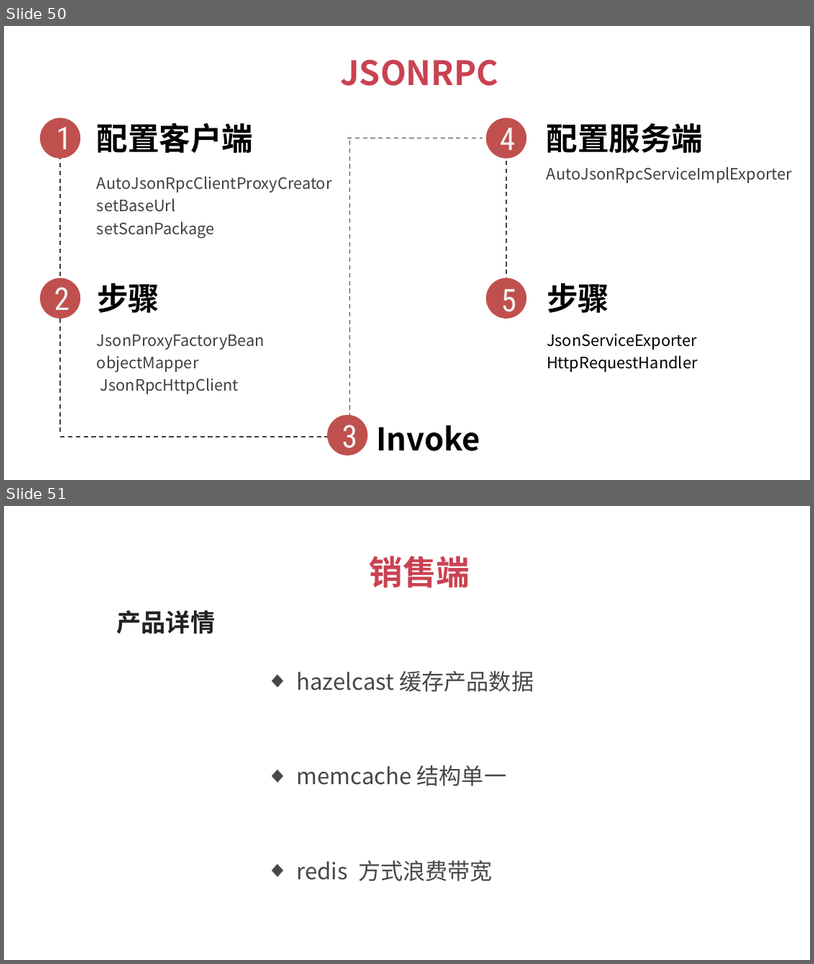
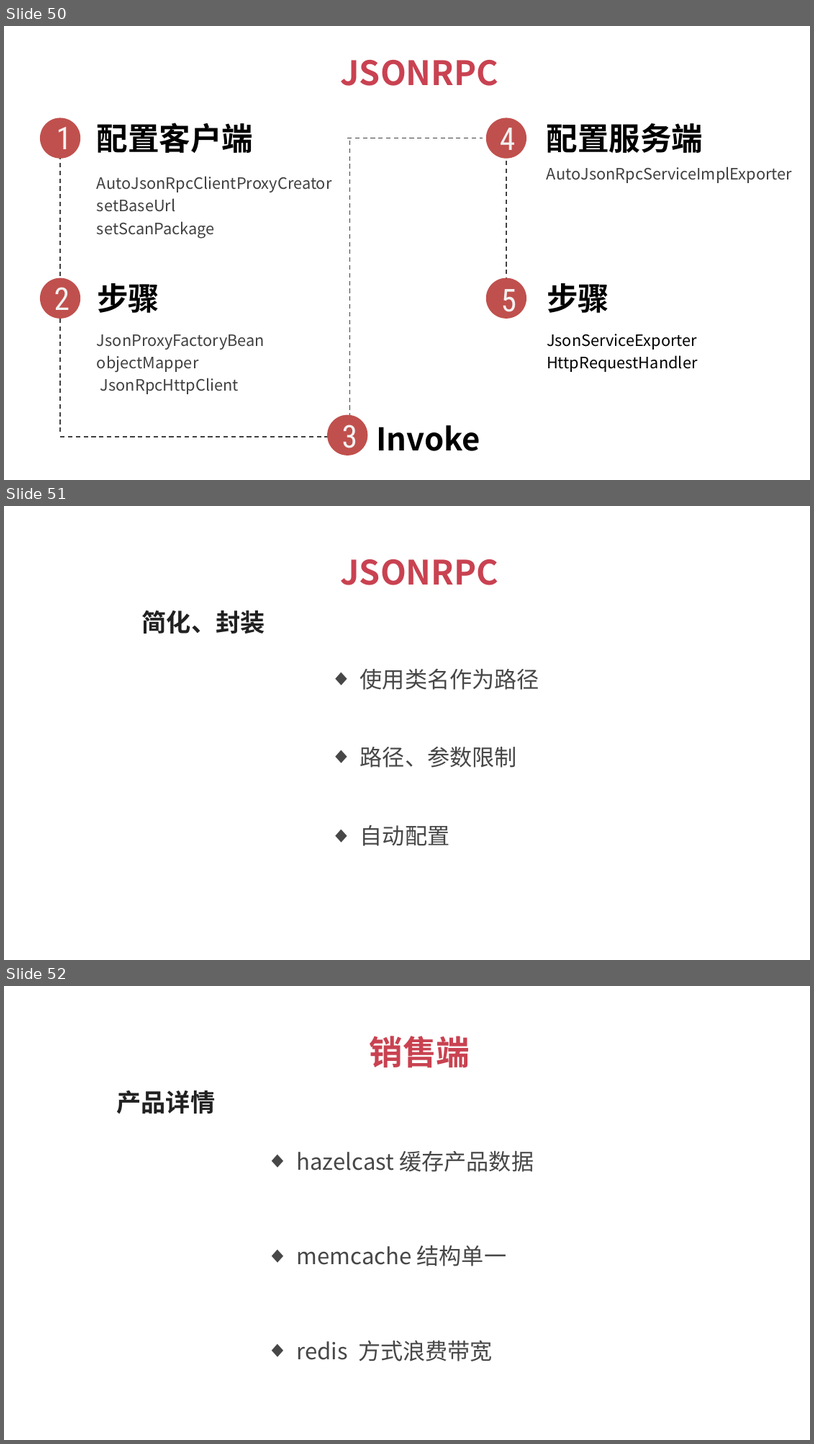
Before and after one commit to 1329555958/financial, a slide deck: 理财平台.pptx. Shown one above the other, each under a label of ours: slides 50 and 51 before the commit, slides 50, 51 and 52 after it. The pictures are 814x964 and 814x1444 pixels, drawn with LibreOffice and Linux fonts; fonts in the diff are those of the drawing. Boxes give left, top, right and bottom in pixels: in the first picture for what was removed or moved away, otherwise in the second. Text is boxed around its words. In the diff, an @@ line names an element or a change of style, - is before the commit and + after.

```diff
--- a/理财平台.pptx
+++ b/理财平台.pptx
@@ slide 51 added at (4,506,810,960), background #FFFFFF @@
@@ text added at (340,559,499,585), 30 pt, text #C94251, bold @@
+JSONRPC
@@ text added at (142,610,265,633), 22 pt, text #212121, bold @@
+简化、封装
@@ text added at (360,669,540,690), 20 pt, text #474747 @@
+  ◆ 使用类名作为路径
@@ text added at (360,746,517,767), 20 pt, text #474747 @@
+  ◆ 路径、参数限制
@@ text added at (360,825,450,846), 20 pt, text #474747 @@
+  ◆ 自动配置
@@ what was slide 51 is now slide 52 @@
```
Also in this commit, not shown: 7 other files.
